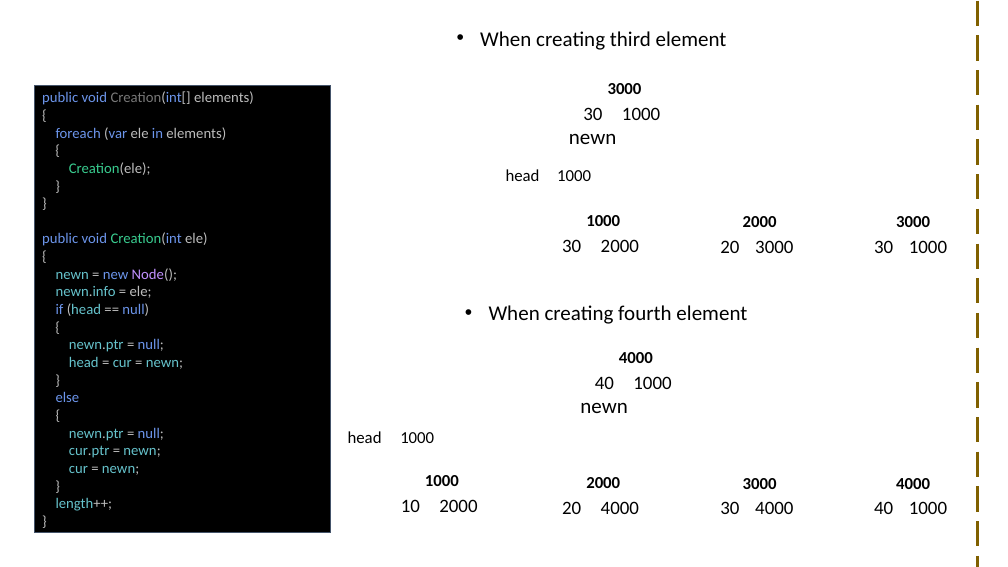
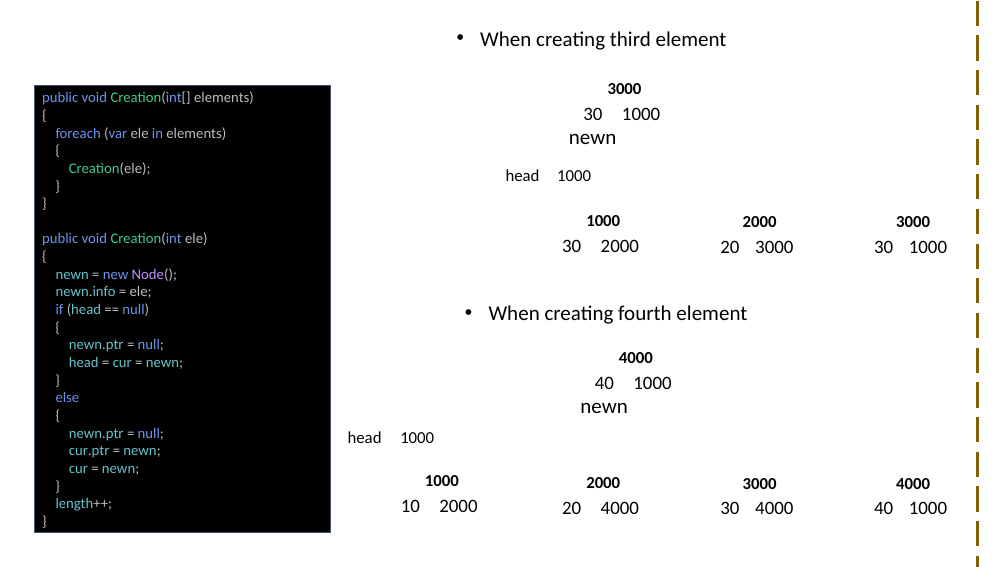
Before and after one commit to visweswarpenti/Trainings, a slide deck: slide 4 of Data Structures using C#/data-structures-using-.net-core-csharp/Linked List/Circular Linked List/Circular Linked List.pptx. Drawn at 1008x567 pixels with LibreOffice and Linux fonts; fonts in the diff are those of the drawing; background and template pictures are left out. Boxes give left, top, right and bottom in pixels: in the first picture for what was removed or moved away, otherwise in the second. Text is boxed around its words. In the diff, an @@ line names an element or a change of style, - is before the commit and + after.

```diff
--- a/Data Structures using C#/data-structures-using-.net-core-csharp/Linked List/Circular Linked List/Circular Linked List.pptx
+++ b/Data Structures using C#/data-structures-using-.net-core-csharp/Linked List/Circular Linked List/Circular Linked List.pptx
@@ rectangle "public void Creation(int[] elements) { ..." at [35,85,330,533]: text colour #787878 to #39CC8F in "Creation(int[]" @@
```
Also in this commit, not shown: 2 other slides changed, 9 other files.
